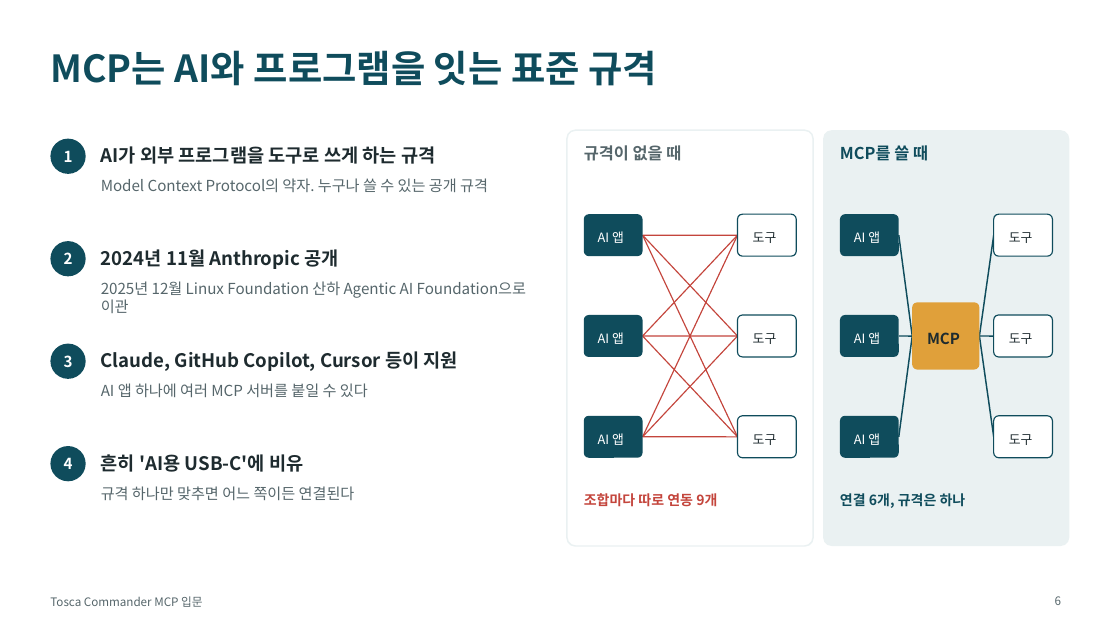
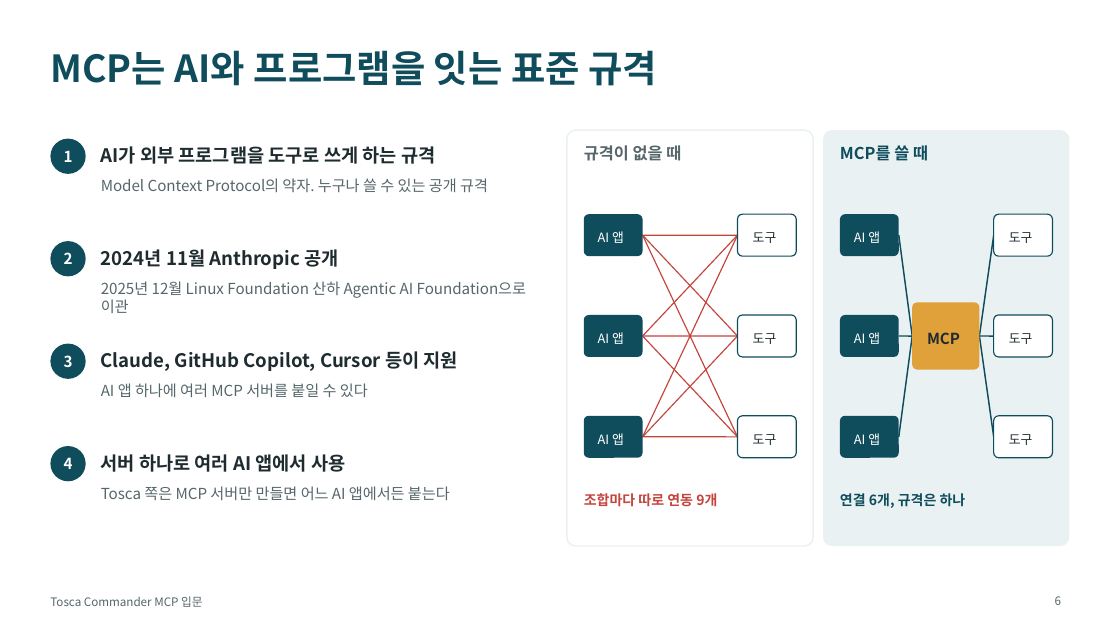
Before and after one commit to tjkim0725/Agent, a slide deck: slide 6 of tosca-mcp-training/Tosca_Commander_MCP_교육자료.pptx. Drawn at 1120x630 pixels with LibreOffice and Linux fonts; fonts in the diff are those of the drawing. Boxes give left, top, right and bottom in pixels: in the first picture for what was removed or moved away, otherwise in the second. Text is boxed around its words. In the diff, an @@ line names an element or a change of style, - is before the commit and + after.

```diff
--- a/tosca-mcp-training/Tosca_Commander_MCP_교육자료.pptx
+++ b/tosca-mcp-training/Tosca_Commander_MCP_교육자료.pptx
@@ text at box(101, 454, 345, 472): text changed @@
-흔히 'AI용 USB-C'에 비유
+서버 하나로 여러 AI 앱에서 사용
@@ text at box(101, 486, 450, 500): text changed @@
-규격 하나만 맞추면 어느 쪽이든 연결된다
+Tosca 쪽은 MCP 서버만 만들면 어느 AI 앱에서든 붙는다
```
Also in this commit, not shown: 20 other slides changed, 6 other files.
